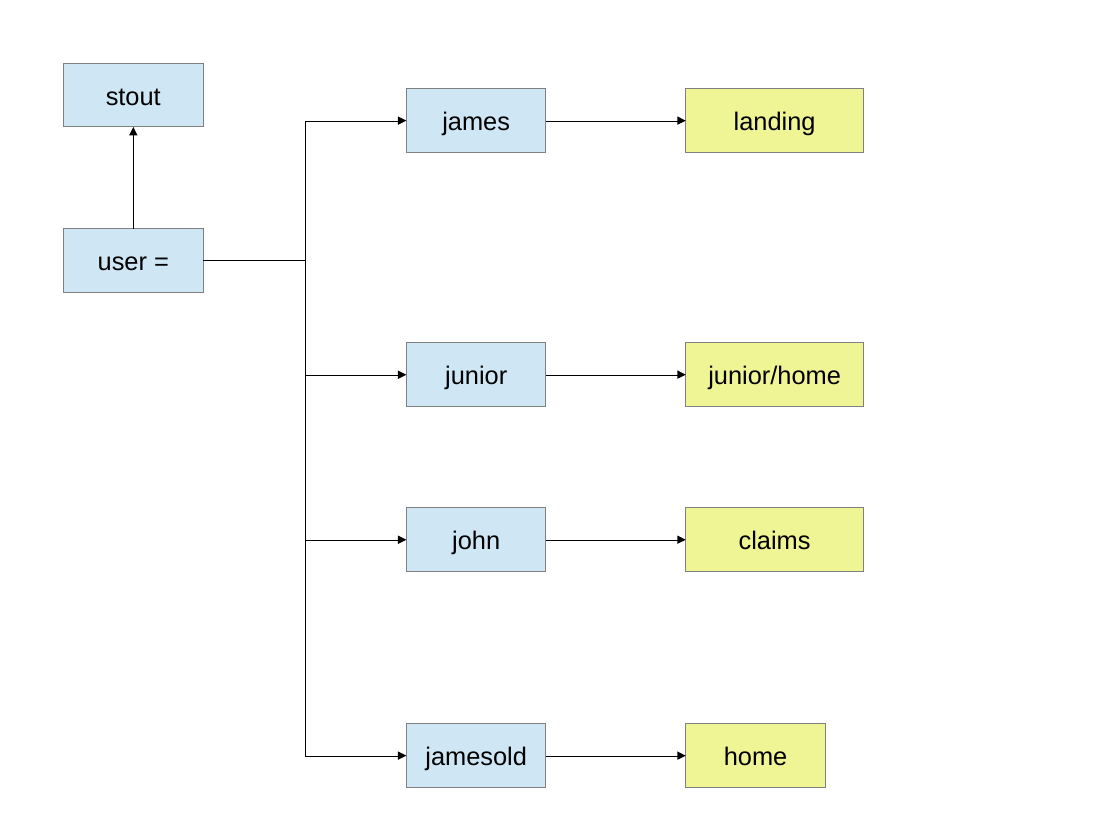
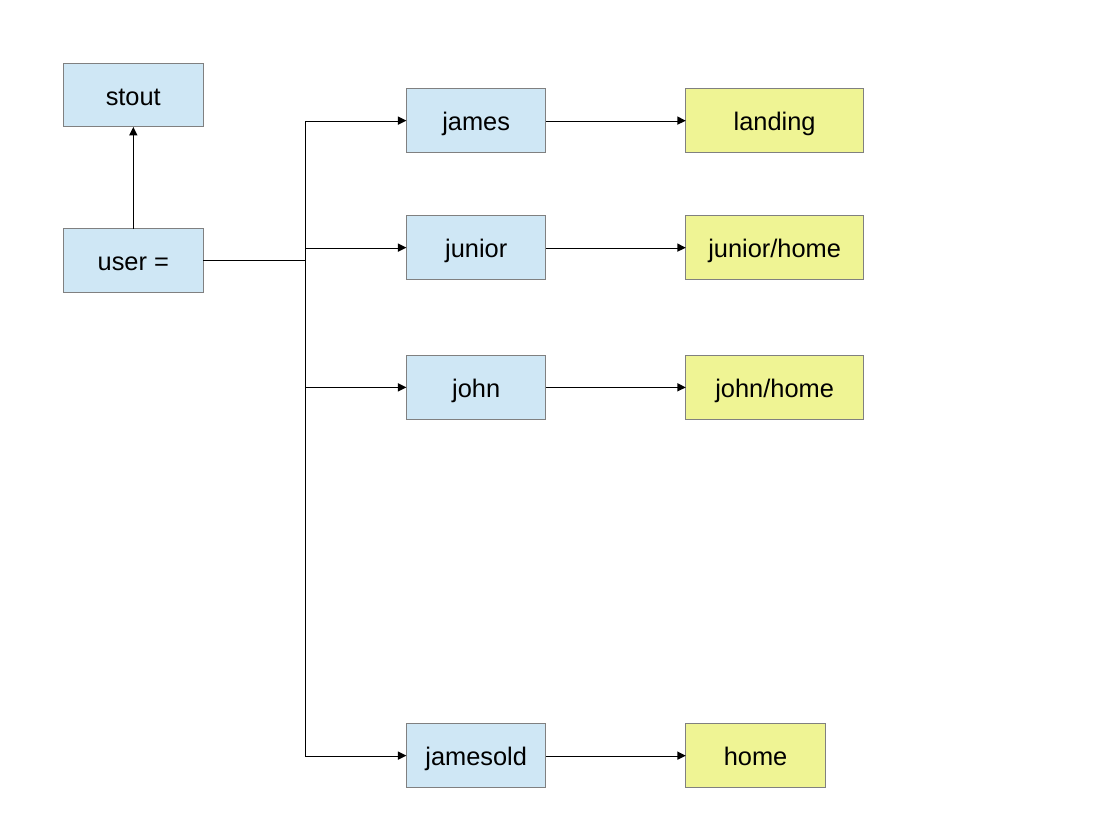
Before and after one commit to JamesLeB/Stout, a slide deck: slide 1 of Documents/Stout.odp. Drawn at 1120x840 pixels with LibreOffice and Linux fonts; fonts in the diff are those of the drawing. Boxes give left, top, right and bottom in pixels: in the first picture for what was removed or moved away, otherwise in the second. Text is boxed around its words. In the diff, an @@ line names an element or a change of style, - is before the commit and + after.

```diff
--- a/Documents/Stout.odp
+++ b/Documents/Stout.odp
@@ rectangle "junior": place and size @@
-rectangle "junior" at <box>407,343,546,407</box>
+rectangle "junior" at <box>407,215,546,279</box>
@@ rectangle "junior/home": place and size @@
-rectangle "junior/home" at <box>686,343,864,407</box>
+rectangle "junior/home" at <box>686,215,864,279</box>
@@ elbow arrow moved from (203, 260) - (407, 375) to (203, 260) - (407, 248) @@
@@ elbow arrow moved from (203, 260) - (407, 540) to (203, 260) - (407, 387) @@
@@ elbow arrow moved from (546, 375) - (686, 375) to (546, 248) - (686, 248) @@
@@ rectangle "john": place and size @@
-rectangle "john" at <box>407,508,546,572</box>
+rectangle "john" at <box>407,356,546,420</box>
@@ rectangle "john/home": place and size @@
-rectangle "john/home" at <box>686,508,864,572</box>
+rectangle "john/home" at <box>686,356,864,420</box>
@@ elbow arrow moved from (546, 540) - (686, 540) to (546, 387) - (686, 387) @@
@@ text in rectangle at <box>715,378,834,403</box>: text changed @@
-claims
+john/home
```
Also in this commit, not shown: 1 other file.
